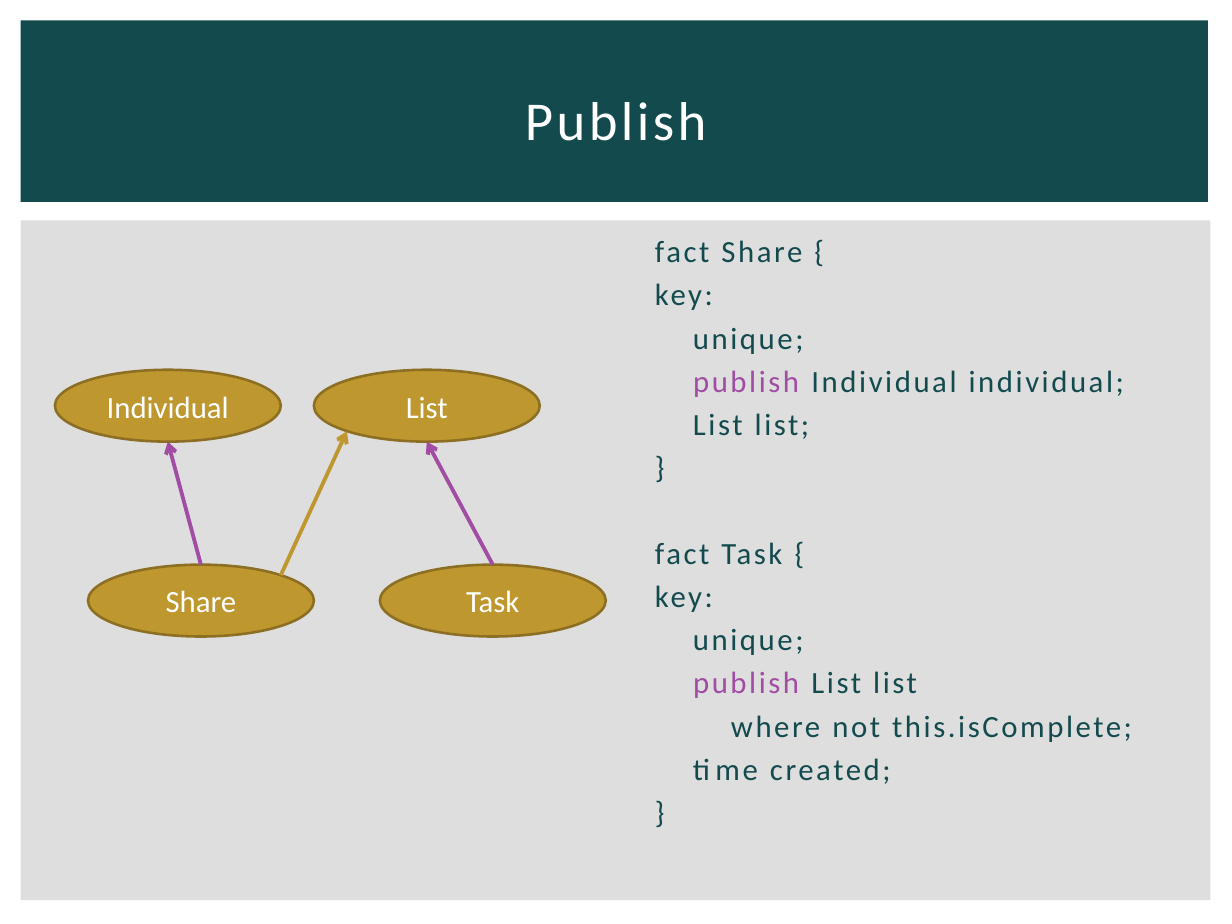
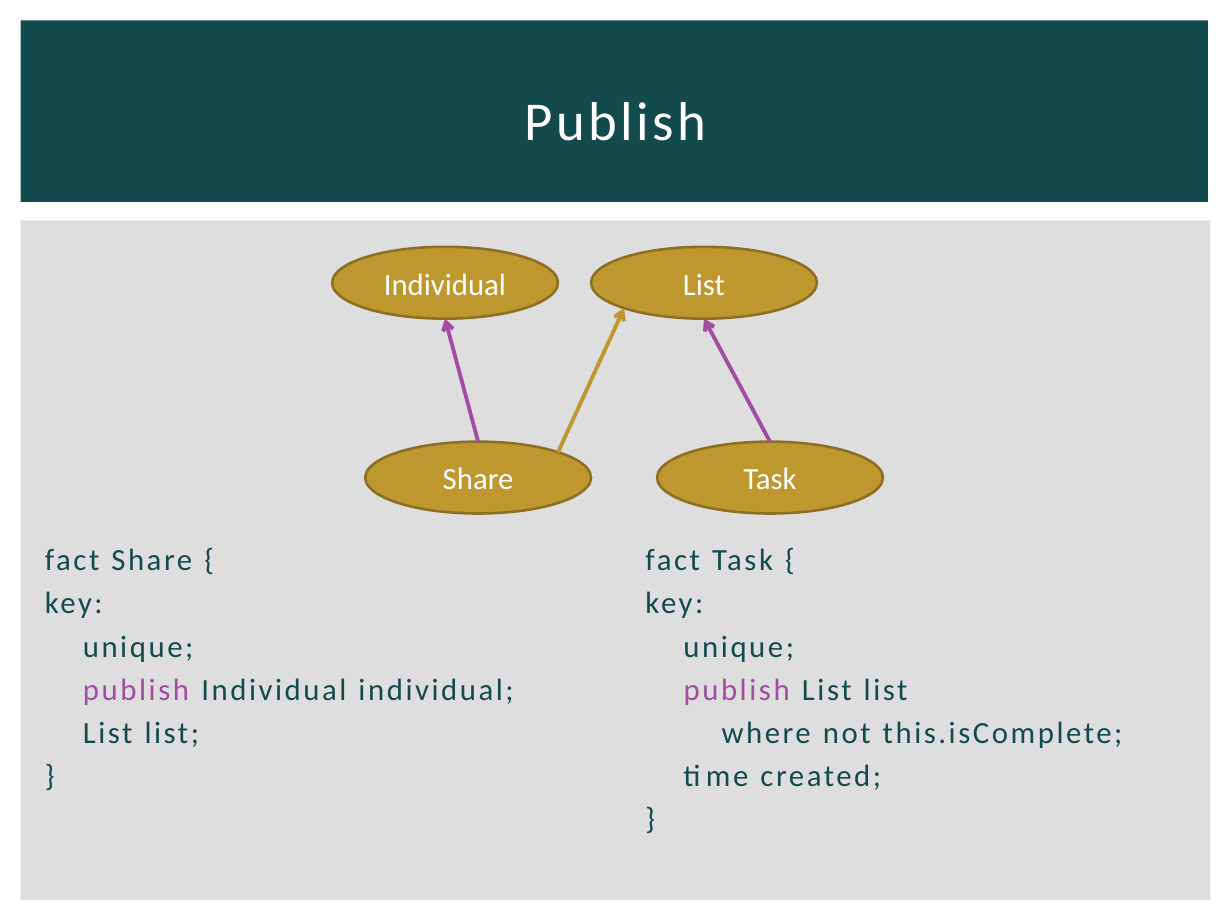
Before and after one commit to michaellperry/CorrespondenceAndroid, a slide deck: slide 10 of Collaborative Android Apps.pptx. Drawn at 1232x924 pixels with LibreOffice and Linux fonts; fonts in the diff are those of the drawing. Boxes give left, top, right and bottom in pixels: in the first picture for what was removed or moved away, otherwise in the second. Text is boxed around its words. In the diff, an @@ line names an element or a change of style, - is before the commit and + after.

Commit message:
Consistency in publish/subscribe slides.

```diff
--- a/Collaborative Android Apps.pptx
+++ b/Collaborative Android Apps.pptx
@@ ellipse "Individual": place and size @@
-ellipse "Individual" at (55,370,281,441)
+ellipse "Individual" at (333,246,558,318)
@@ text at (655,240,1124,439): paragraphs removed @@
-fact Share {
-key:
-unique;
-publish Individual individual;
-List list;
-}
@@ 3 arrows, 1 ellipse: place and size @@
-3 arrows, 1 ellipse at (168,370,540,575)
+3 arrows, 1 ellipse at (445,246,817,452)
@@ ellipse "Share": place and size @@
-ellipse "Share" at (87,564,313,636)
+ellipse "Share" at (365,442,590,514)
@@ ellipse "Task": place and size @@
-ellipse "Task" at (379,564,605,636)
+ellipse "Task" at (657,442,882,514)
@@ text "fact Task {": place and size @@
-text "fact Task {" at (655,240,1132,784)
+text "fact Task {" at (645,548,1123,790)
@@ text added at (45,548,513,747), 18 pt, text #134A4E @@
+fact Share {
+key:
+unique;
+publish Individual individual;
+List list;
+}
```
